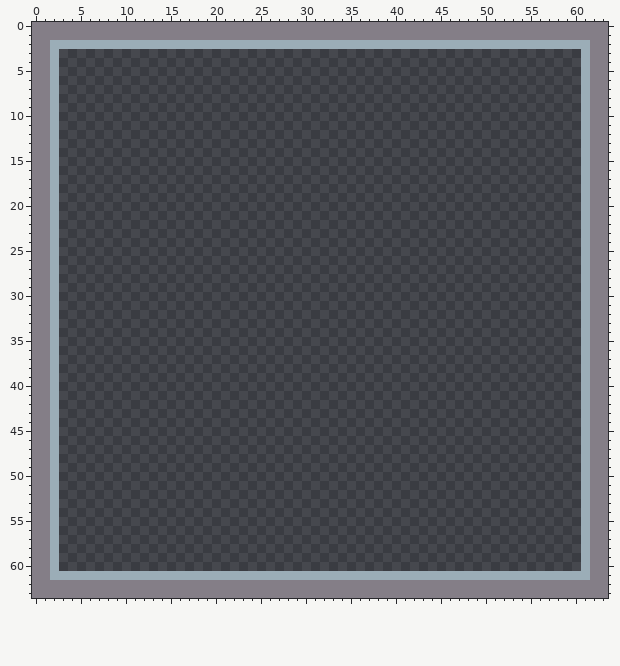
Pixel-art file -- assets/misc-dice-slot.aseprite. The first picture shows the starting point.
64x64 pixels, 1 frame.
Once edited:
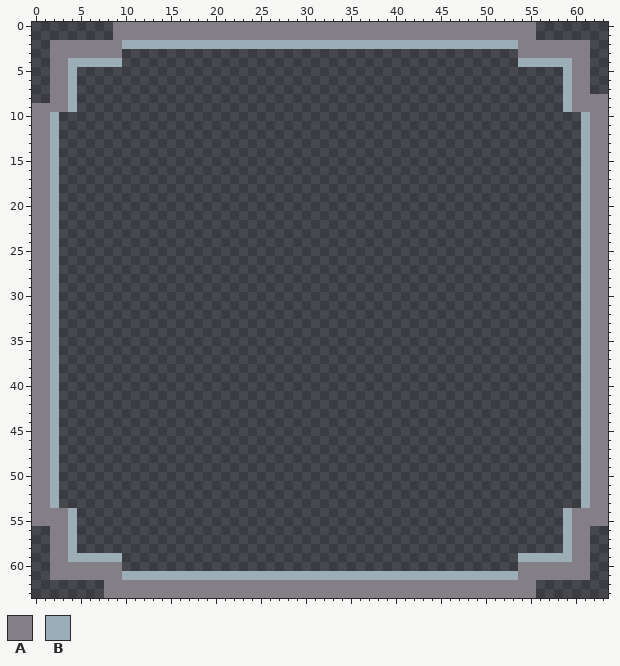
Palette (. is transparent): A #847e87  B #9badb7
From old to new:
@@ x 0..63 @@
- 0 AAAAAAAAAAAAAAAAAAAAAAAAAAAAAAAAAAAAAAAAAAAAAAAAAAAAAAAAAAAAAAAA
- 1 AAAAAAAAAAAAAAAAAAAAAAAAAAAAAAAAAAAAAAAAAAAAAAAAAAAAAAAAAAAAAAAA
- 2 AABBBBBBBBBBBBBBBBBBBBBBBBBBBBBBBBBBBBBBBBBBBBBBBBBBBBBBBBBBBBAA
- 3 AAB..........................................................BAA
- 4 AAB..........................................................BAA
- 5 AAB..........................................................BAA
- 6 AAB..........................................................BAA
- 7 AAB..........................................................BAA
- 8 AAB..........................................................BAA
- 9 AAB..........................................................BAA
+ 0 .........AAAAAAAAAAAAAAAAAAAAAAAAAAAAAAAAAAAAAAAAAAAAAAA........
+ 1 .........AAAAAAAAAAAAAAAAAAAAAAAAAAAAAAAAAAAAAAAAAAAAAAA........
+ 2 ..AAAAAAAABBBBBBBBBBBBBBBBBBBBBBBBBBBBBBBBBBBBBBBBBBBBAAAAAAAA..
+ 3 ..AAAAAAAA............................................AAAAAAAA..
+ 4 ..AABBBBBB............................................BBBBBBAA..
+ 5 ..AAB......................................................BAA..
+ 6 ..AAB......................................................BAA..
+ 7 ..AAB......................................................BAA..
+ 8 ..AAB......................................................BAAAA
+ 9 AAAAB......................................................BAAAA
 10 AAB..........................................................BAA
@@ x 0..63 @@
 53 AAB..........................................................BAA
-54 AAB..........................................................BAA
-55 AAB..........................................................BAA
-56 AAB..........................................................BAA
-57 AAB..........................................................BAA
-58 AAB..........................................................BAA
-59 AAB..........................................................BAA
-60 AAB..........................................................BAA
-61 AABBBBBBBBBBBBBBBBBBBBBBBBBBBBBBBBBBBBBBBBBBBBBBBBBBBBBBBBBBBBAA
-62 AAAAAAAAAAAAAAAAAAAAAAAAAAAAAAAAAAAAAAAAAAAAAAAAAAAAAAAAAAAAAAAA
-63 AAAAAAAAAAAAAAAAAAAAAAAAAAAAAAAAAAAAAAAAAAAAAAAAAAAAAAAAAAAAAAAA
+54 AAAAB......................................................BAAAA
+55 AAAAB......................................................BAAAA
+56 ..AAB......................................................BAA..
+57 ..AAB......................................................BAA..
+58 ..AAB......................................................BAA..
+59 ..AABBBBBB............................................BBBBBBAA..
+60 ..AAAAAAAA............................................AAAAAAAA..
+61 ..AAAAAAAABBBBBBBBBBBBBBBBBBBBBBBBBBBBBBBBBBBBBBBBBBBBAAAAAAAA..
+62 ........AAAAAAAAAAAAAAAAAAAAAAAAAAAAAAAAAAAAAAAAAAAAAAAA........
+63 ........AAAAAAAAAAAAAAAAAAAAAAAAAAAAAAAAAAAAAAAAAAAAAAAA........
Pixel boxes of the changes (left, top, right, bottom) in both pictures:
changed: (32, 22, 122, 112)
changed: (518, 22, 608, 112)
changed: (32, 508, 122, 598)
changed: (518, 508, 608, 598)
